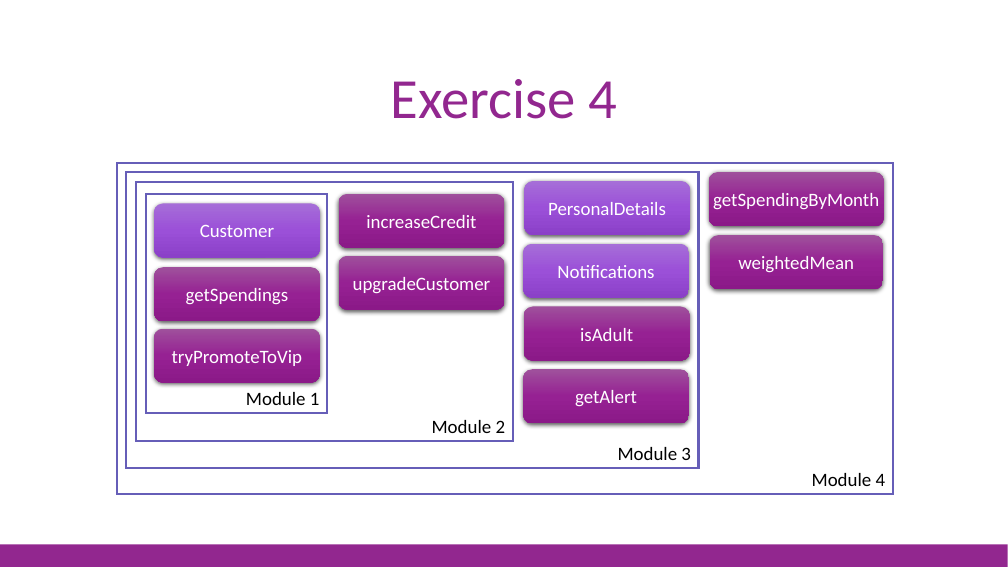
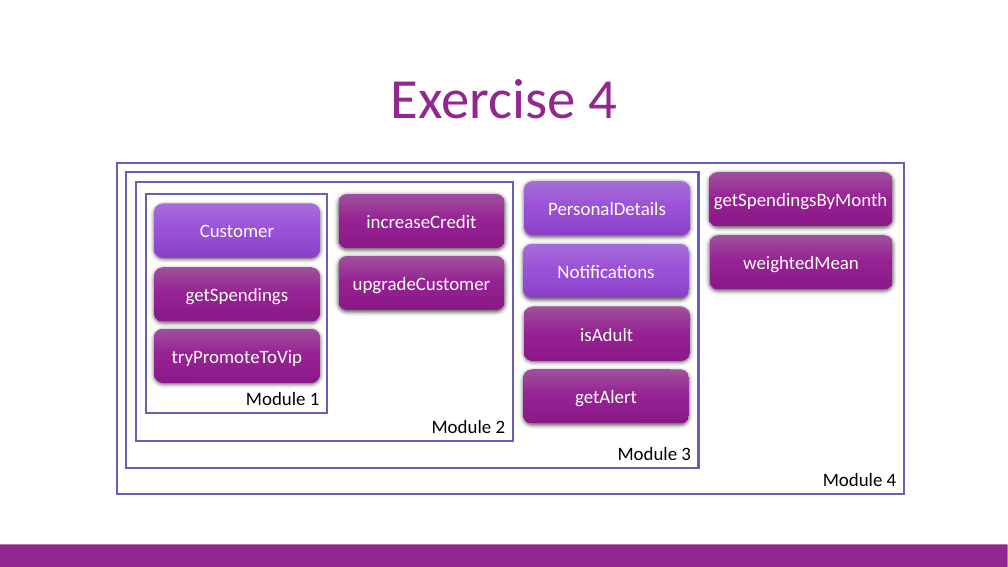
Before and after one commit to jorgef/fsharpworkshop, a slide deck: slide 70 of FSharpWorkshop_Slides.pptx. Drawn at 1008x567 pixels with LibreOffice and Linux fonts; fonts in the diff are those of the drawing. Boxes give left, top, right and bottom in pixels: in the first picture for what was removed or moved away, otherwise in the second. Text is boxed around its words. In the diff, an @@ line names an element or a change of style, - is before the commit and + after.

Commit message:
Updated presentation and exercises

```diff
--- a/FSharpWorkshop_Slides.pptx
+++ b/FSharpWorkshop_Slides.pptx
@@ rectangle "Module 4": place and size @@
-rectangle "Module 4" at [117,163,893,493]
+rectangle "Module 4" at [117,163,904,493]
@@ rounded rectangle "getSpendingsByMonth": place and size @@
-rounded rectangle "getSpendingsByMonth" at [709,172,885,227]
+rounded rectangle "getSpendingsByMonth" at [709,172,893,227]
@@ text in rounded rectangle at [714,193,887,209]: text changed @@
-getSpendingByMonth
+getSpendingsByMonth
@@ rounded rectangle "weightedMean": place and size @@
-rounded rectangle "weightedMean" at [710,235,883,290]
+rounded rectangle "weightedMean" at [710,235,893,290]
```
Also in this commit, not shown: 14 other slides changed, 3 other files.
